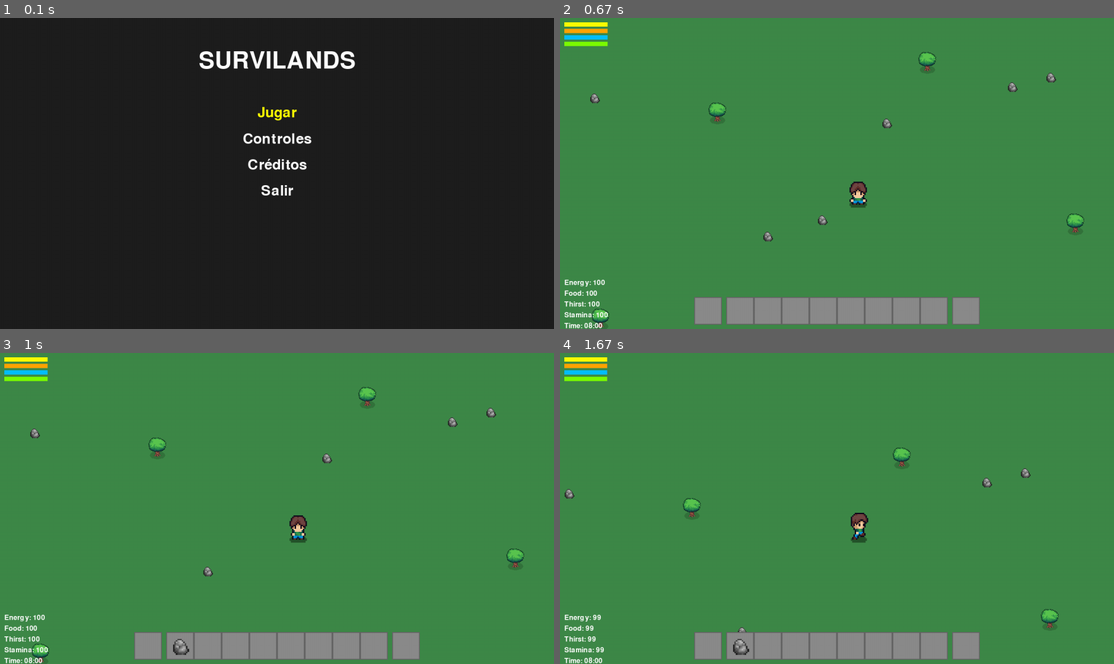
Above: before the commit, frames 1-4 (two rows, left to right).
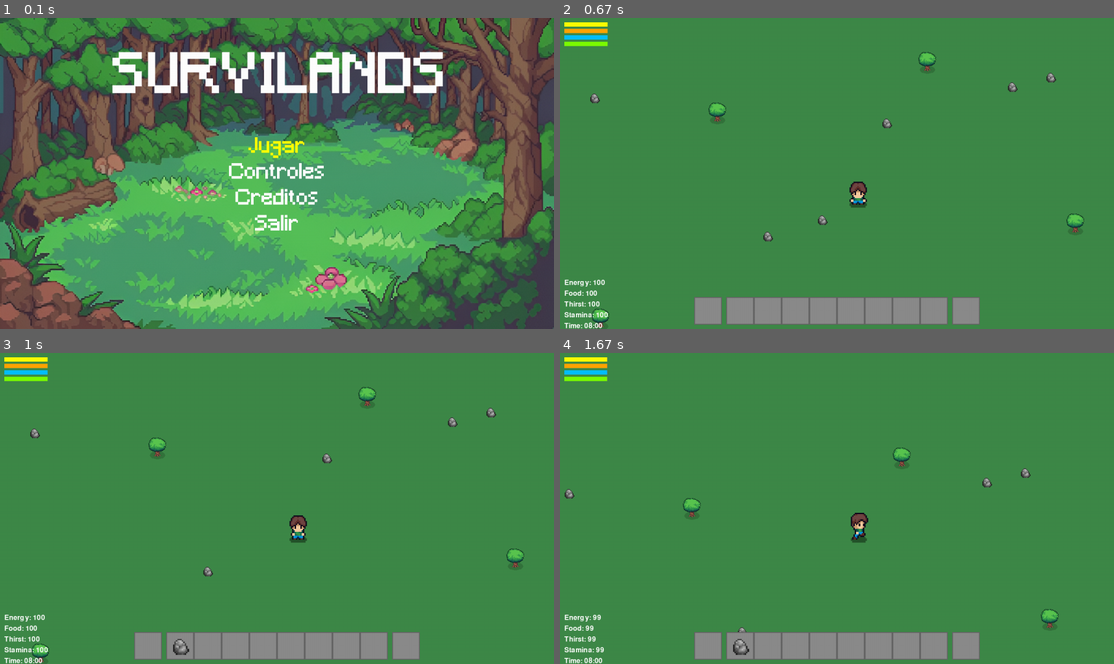
Above: after the commit, the same moments.

Repository: dede-08/survilands-pygame
Game: pygame game, started from main.py
The game is run twice, just before and just after one commit, with the same random seed, the same clock (stepped at 60 frames per second) and the same inputs.
Inputs:
- Up to frame 1 (0.1 s): no input
- Up to frame 2 (0.67 s): tap Enter at 0.33 s
- Up to frame 3 (1 s): tap E at 0.67 s
- Up to frame 4 (1.67 s): hold W 1-1.47 s; hold D from 1.5 s (still down); tap Shift at 1.57 s

The runs differ from the first frame. In frame 1, 99% of the frame differs, in the area x 0-100%, y 0-100%; in frame 2, nothing differs; in frame 3, nothing differs; in frame 4, nothing differs.

Commit message:
correcion fondo y fuentes en el menu

Diff:
--- a/main.py
+++ b/main.py
@@ -21,7 +21,7 @@
 elif opcion == "Controles":
     # Mostrar pantalla de controles (te ayudo si quieres)
     pass
-elif opcion == "Créditos":
+elif opcion == "Creditos":
     # Mostrar créditos
     pass
 elif opcion == "Salir":
--- a/main_menu.py
+++ b/main_menu.py
@@ -9,22 +9,32 @@
         self.title_font = pygame.font.Font(None, 80)
         self.clock = pygame.time.Clock()
 
-        self.options = ["Jugar", "Controles", "Créditos", "Salir"]
+        self.options = ["Jugar", "Controles", "Creditos", "Salir"]
         self.selected = 0
 
+        # Cargar imagen de fondo
+        self.background_image = pygame.image.load("assets/images/interface/menu_background.png").convert()
+        self.background_image = pygame.transform.scale(self.background_image, (constants.WIDTH, constants.HEIGHT))
+
+        #cargar fuentes de las opciones
+        self.font = pygame.font.Font("assets/fonts/Minecraft.ttf", 48)
+
     def draw(self):
-        self.screen.fill((30, 30, 30))  # fondo oscuro
+        #self.screen.fill((30, 30, 30))  # fondo oscuro
+
+        #dibujar el fondo del menu
+        self.screen.blit(self.background_image, (0, 0))
 
         # Título del juego
-        title_text = self.title_font.render("SURVILANDS", True, constants.WHITE)
-        title_rect = title_text.get_rect(center=(constants.WIDTH // 2, 100))
-        self.screen.blit(title_text, title_rect)
+        #title_text = self.title_font.render("SURVILANDS", True, constants.WHITE)
+        #title_rect = title_text.get_rect(center=(constants.WIDTH // 2, 100))
+        #self.screen.blit(title_text, title_rect)
 
         # Opciones del menú
         for index, option in enumerate(self.options):
             color = constants.WHITE if index != self.selected else (255, 255, 0)  # Amarillo si está seleccionado
             text = self.font.render(option, True, color)
-            rect = text.get_rect(center=(constants.WIDTH // 2, 220 + index * 60))
+            rect = text.get_rect(center=(constants.WIDTH // 2, 300 + index * 60))
             self.screen.blit(text, rect)
 
         pygame.display.flip()
Binary file added: assets/fonts/Minecraft.ttf
Binary file added: assets/images/interface/menu_background.png
